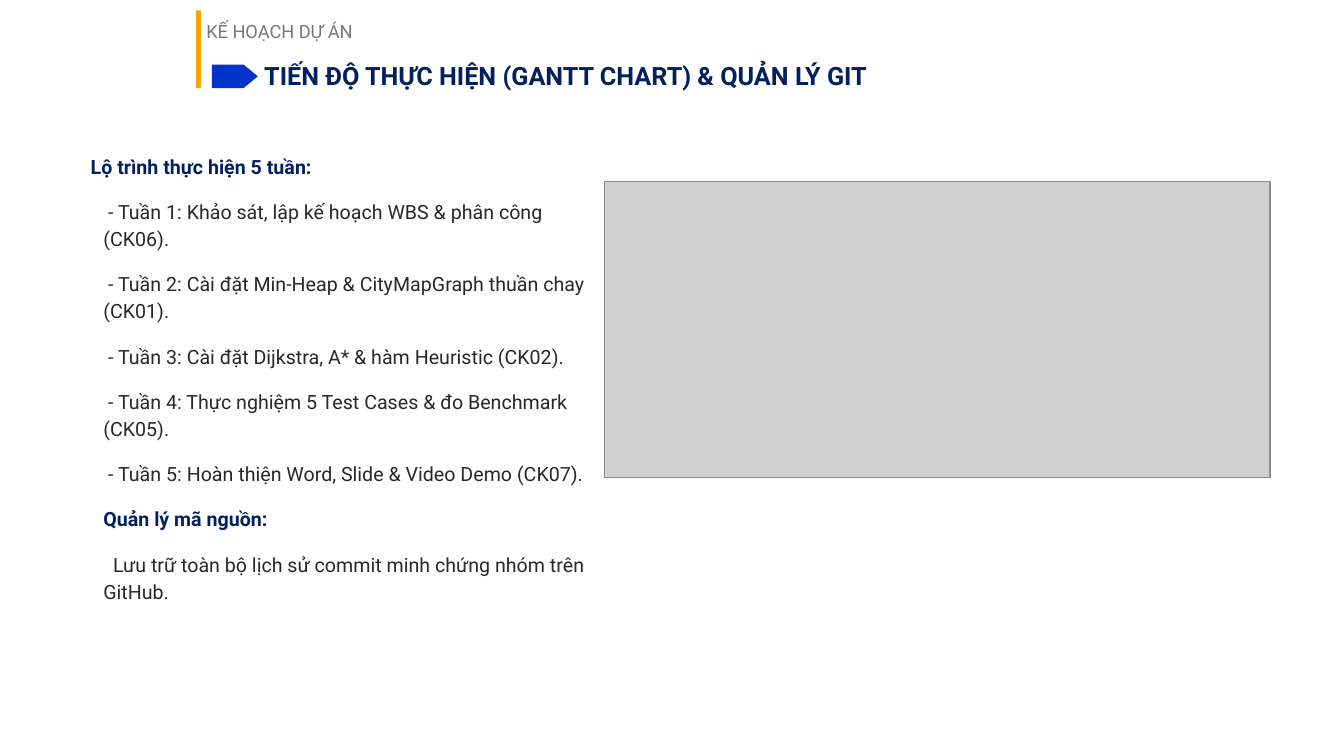
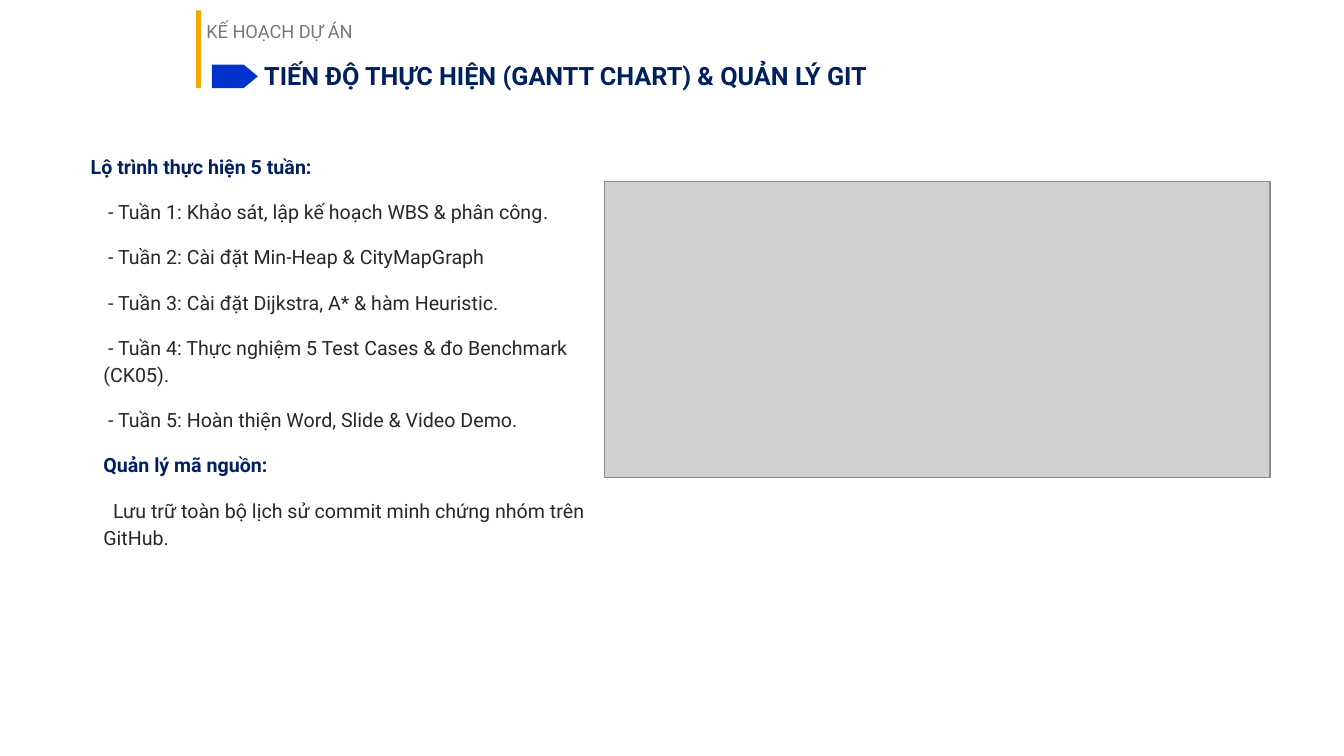
Before and after one commit to hakien2525-pixel/CTDLGT, a slide deck: slide 7 of NopBai/BaoCao_ThuyetTrinh_DeTai5.pptx (slide 8 before the commit). Drawn at 1344x756 pixels with LibreOffice and Linux fonts; fonts in the diff are those of the drawing; grey boxes stand for pictures; background and template pictures are left out. Boxes give left, top, right and bottom in pixels: in the first picture for what was removed or moved away, otherwise in the second. Text is boxed around its words. In the diff, an @@ line names an element or a change of style, - is before the commit and + after.

```diff
--- a/NopBai/BaoCao_ThuyetTrinh_DeTai5.pptx
+++ b/NopBai/BaoCao_ThuyetTrinh_DeTai5.pptx
@@ text at (118, 203, 548, 314): text changed @@
-- Tuần 1: Khảo sát, lập kế hoạch WBS & phân công (CK06).
-- Tuần 2: Cài đặt Min-Heap & CityMapGraph thuần chay (CK01).
-- Tuần 3: Cài đặt Dijkstra, A* & hàm Heuristic (CK02).
+- Tuần 1: Khảo sát, lập kế hoạch WBS & phân công.
+- Tuần 2: Cài đặt Min-Heap & CityMapGraph
+- Tuần 3: Cài đặt Dijkstra, A* & hàm Heuristic.
@@ text at (118, 411, 517, 431): text changed @@
-- Tuần 5: Hoàn thiện Word, Slide & Video Demo (CK07).
+- Tuần 5: Hoàn thiện Word, Slide & Video Demo.
```
Also in this commit, not shown: 3 other slides changed, 3 slides removed.
